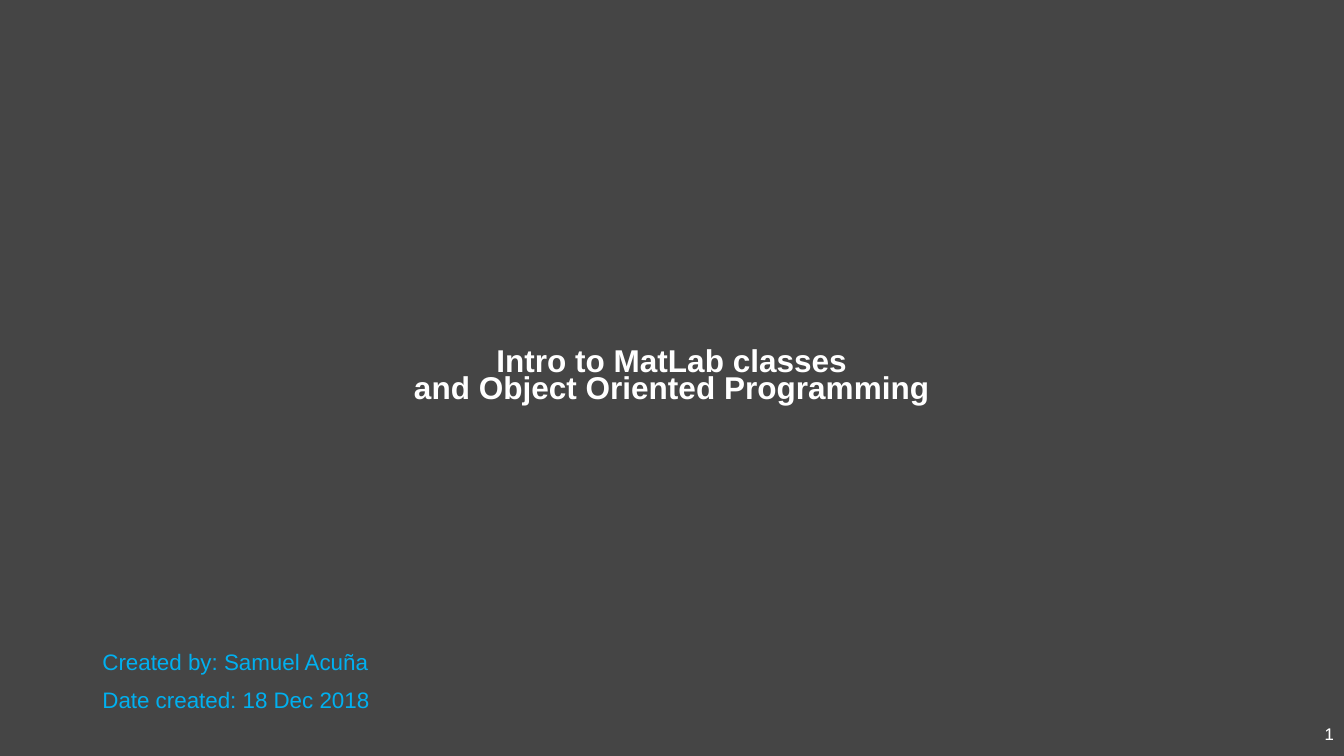
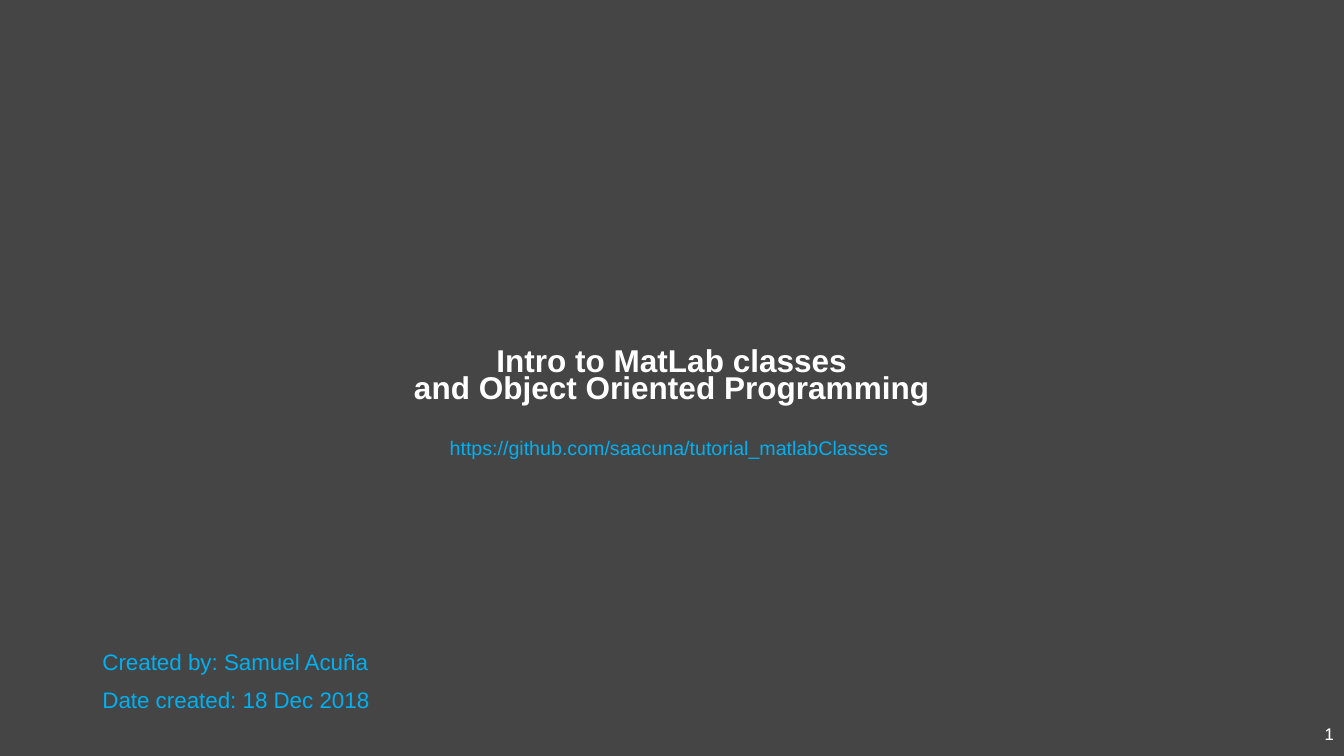
Before and after one commit to j-d-roth/tutorial_matlabClasses, a slide deck: slide 1 of tutorial_matlabClasses.pptx. Drawn at 1344x756 pixels with LibreOffice and Linux fonts; fonts in the diff are those of the drawing. Boxes give left, top, right and bottom in pixels: in the first picture for what was removed or moved away, otherwise in the second. Text is boxed around its words. In the diff, an @@ line names an element or a change of style, - is before the commit and + after.

```diff
--- a/tutorial_matlabClasses.pptx
+++ b/tutorial_matlabClasses.pptx
@@ text added at box(450, 441, 888, 459), 14 pt, text #00B0F0 @@
+https://github.com/saacuna/tutorial_matlabClasses
```
Also in this commit, not shown: 1 other slide changed.
